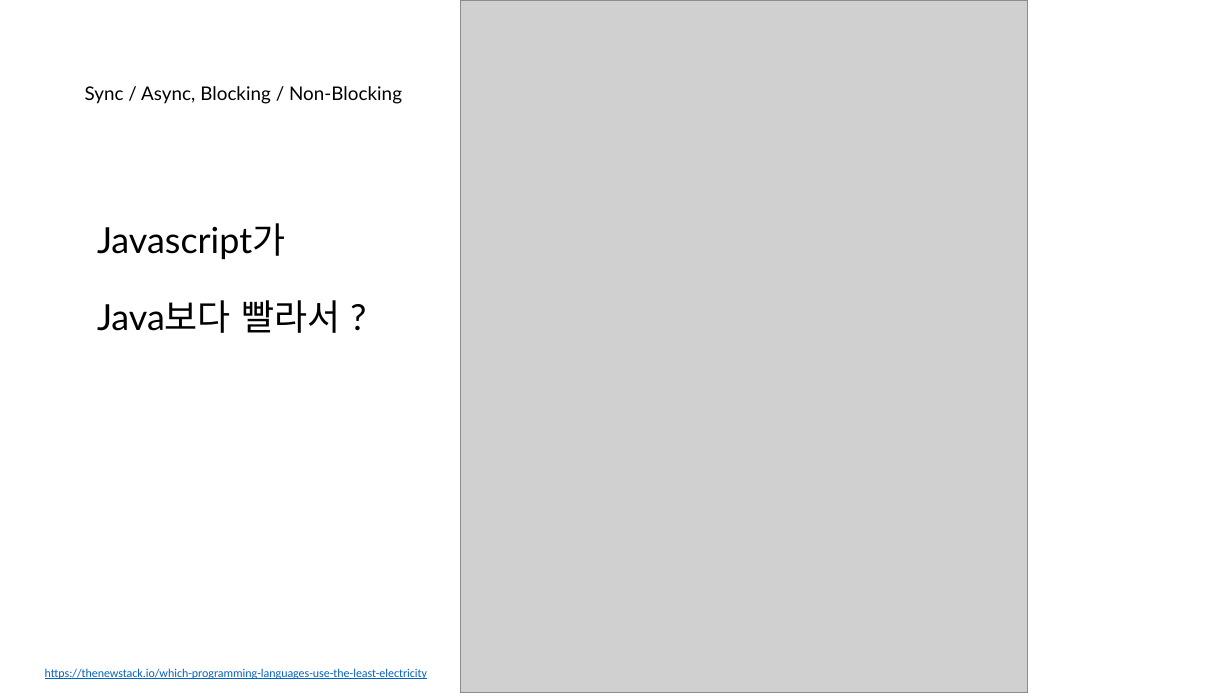
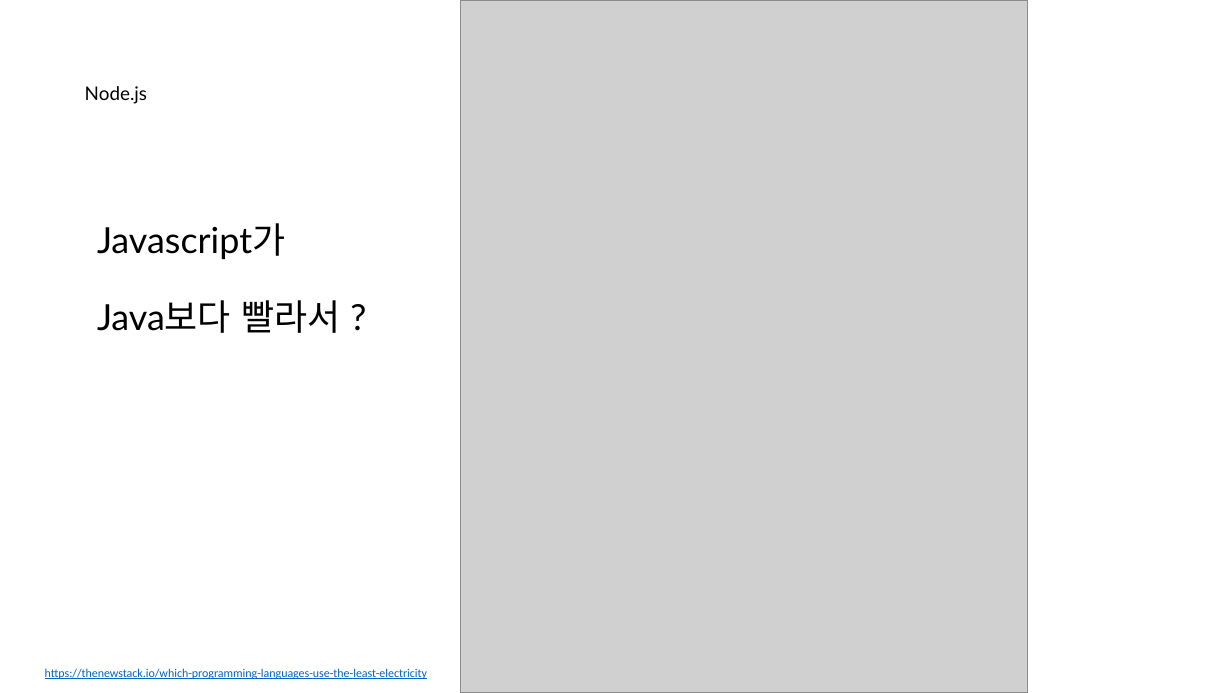
Before and after one commit to nayasis/fastcampus-hyper-webflux, a slide deck: slide 3 of 99.ppt/[Ch4-1. 비동기 서비스 소개] 1-2. 비동기 호출이란 ~ 1-3. Servlet_Reactive.pptx. Drawn at 1232x693 pixels with LibreOffice and Linux fonts; fonts in the diff are those of the drawing; grey boxes stand for pictures; background and template pictures are left out. Boxes give left, top, right and bottom in pixels: in the first picture for what was removed or moved away, otherwise in the second. Text is boxed around its words. In the diff, an @@ line names an element or a change of style, - is before the commit and + after.

```diff
--- a/99.ppt/[Ch4-1. 비동기 서비스 소개] 1-2. 비동기 호출이란 ~ 1-3. Servlet_Reactive.pptx
+++ b/99.ppt/[Ch4-1. 비동기 서비스 소개] 1-2. 비동기 호출이란 ~ 1-3. Servlet_Reactive.pptx
@@ title at [85, 86, 147, 104]: text changed @@
-Sync / Async, Blocking / Non-Blocking
+Node.js
```
Also in this commit, not shown: 10 other slides changed, 3 slides added, 3 other files.
